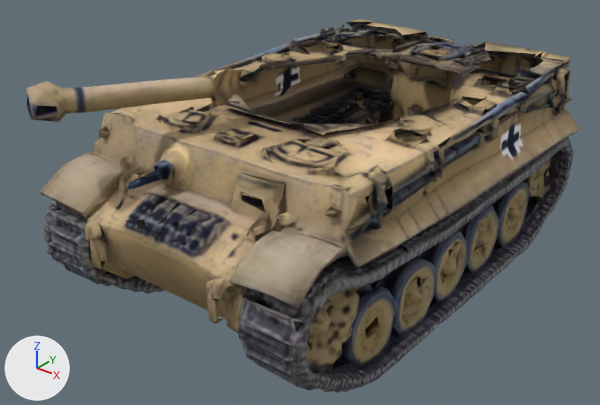
The OBJ model unity/Assets/_Game/Resources/Models/tiger_hull.obj, before and after one commit.
Camera for both pictures: a camera (50 mm lens) standing at (5.39, -7.9, 2.99) and looking at (-0.06, -1.08, -1.23). Arrows for +X, +Y and +Z are at lower left; the lights stay in place. The older version comes first. Where no turn or scale is listed for an object, it has been applied to the vertices. Vertices at exactly the same position are counted once.

Objects in the first picture: 'tiger_hull'.
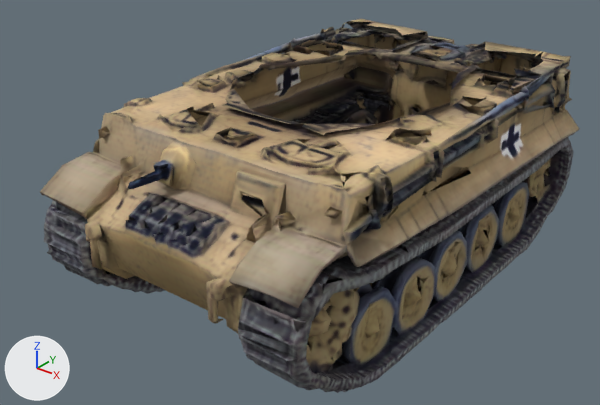
Patch to the scene script:
```diff
--- a/unity/Assets/_Game/Resources/Models/tiger_hull.obj.py
+++ b/unity/Assets/_Game/Resources/Models/tiger_hull.obj.py
@@ me_tiger_hull @@
 # used by ob_tiger_hull; location = (0.0, 0.0, 0.0)
-me_tiger_hull.from_pydata(...)  # 8244 vertices, 17532 faces; spans x -1.73..1.93, y -3.84..2.46, z -2.25..0.64
+me_tiger_hull.from_pydata(...)  # 8150 vertices, 17367 faces; spans x -1.73..1.93, y -3.57..2.46, z -2.25..0.14
+# me_tiger_hull part 1: the loose piece of 94 vertices spanning x -1.32..-0.07, y -3.84..-1.85, z 0.2..0.64 is deleted
 me_tiger_hull.materials.append(mat_tiger_hull)
```

Changed parts and their boxes (x1, y1, x2, y2) in the pictures (600 x 405 px):
'tiger_hull', reshaped: before (26, 19, 579, 393); after (40, 19, 579, 393)
part 1 of me_tiger_hull, deleted (beige): before (26, 70, 243, 122)
